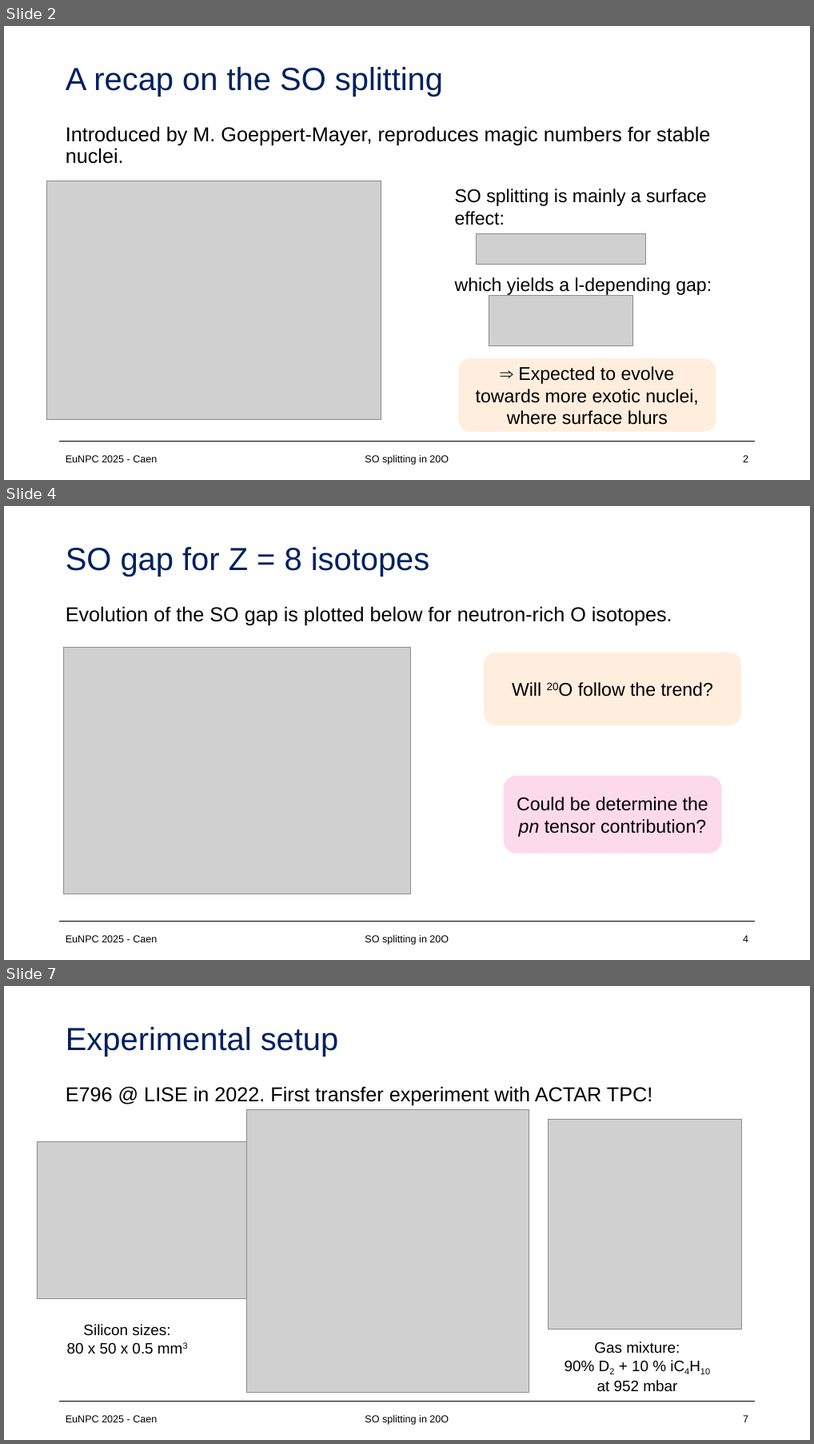
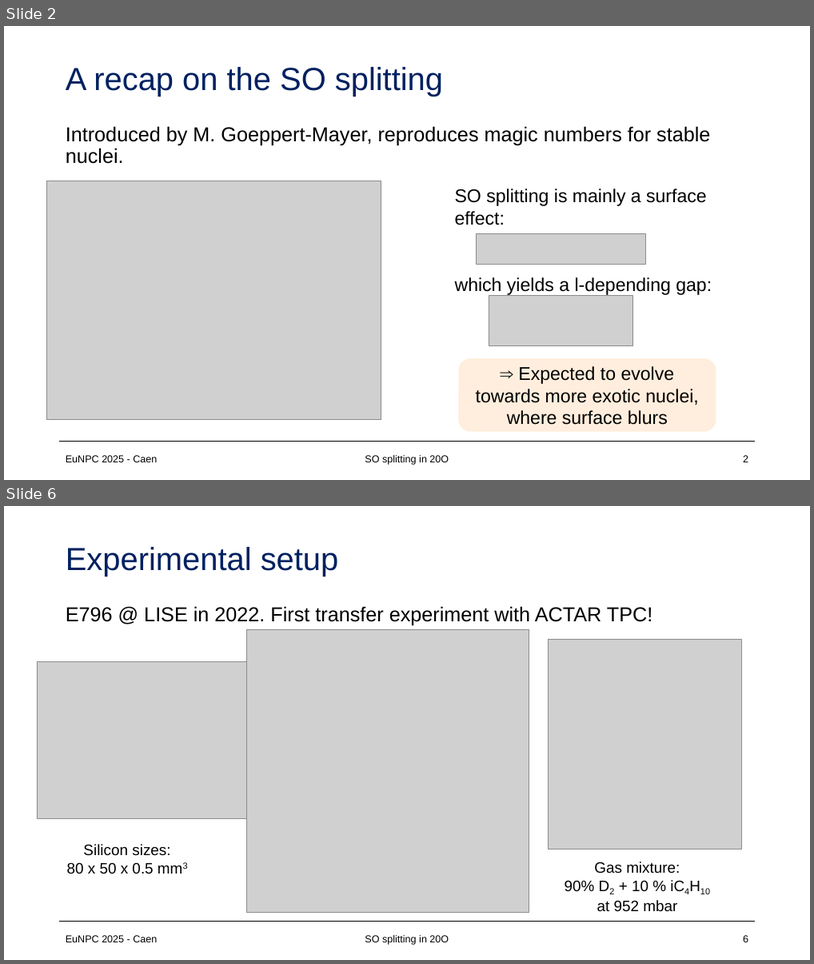
Before and after one commit to loopset/Docs, a slide deck: EuNPC/eunpc.pptx. Shown one above the other, each under a label of ours: slides 2, 4 and 7 before the commit, slides 2 and 6 after it; the slides between them are not shown. The pictures are 814x1444 and 814x964 pixels, drawn with LibreOffice and Linux fonts; fonts in the diff are those of the drawing; grey boxes stand for pictures. Boxes give left, top, right and bottom in pixels: in the first picture for what was removed or moved away, otherwise in the second. Text is boxed around its words. In the diff, an @@ line names an element or a change of style, - is before the commit and + after.

```diff
--- a/EuNPC/eunpc.pptx
+++ b/EuNPC/eunpc.pptx
@@ slide 4 removed at (x1=4, y1=506, x2=810, y2=960), background #FFFFFF; not listed: 1 template element that a slide beside it also shows @@
@@ title removed at (x1=66, y1=547, x2=430, y2=577) @@
-SO gap for Z = 8 isotopes
@@ text removed at (x1=66, y1=606, x2=673, y2=626) @@
-Evolution of the SO gap is plotted below for neutron-rich O isotopes.
@@ picture removed at (x1=63, y1=647, x2=410, y2=894) @@
@@ rounded rectangle removed at (x1=484, y1=652, x2=742, y2=726) @@
-Will 20O follow the trend?
@@ rounded rectangle removed at (x1=503, y1=776, x2=722, y2=854) @@
-Could be determine the pn tensor contribution?
@@ text removed at (x1=66, y1=935, x2=157, y2=942) @@
-EuNPC 2025 - Caen
@@ text removed at (x1=365, y1=935, x2=449, y2=944) @@
-SO splitting in 20O
@@ page number removed at (x1=743, y1=935, x2=749, y2=942) @@
-4
@@ what was slide 7 is now slide 6 @@
@@ page number at (x1=743, y1=935, x2=749, y2=942): text changed @@
-7
+6
```
Also in this commit, not shown: 11 slides changed, 3 slides added, 1 other slide removed, 7 other files.
